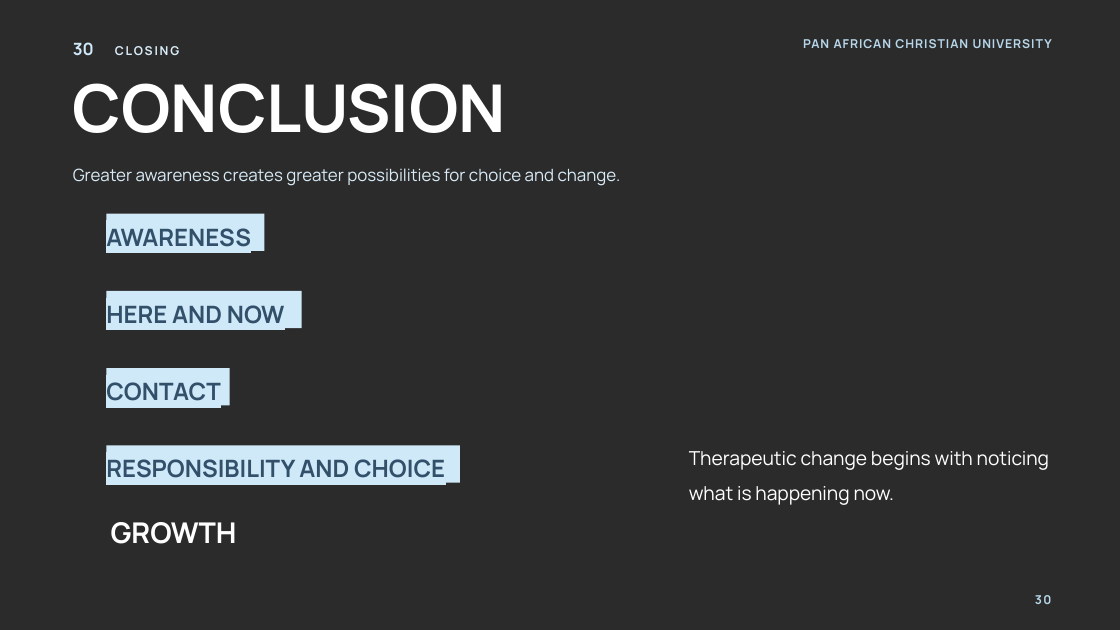
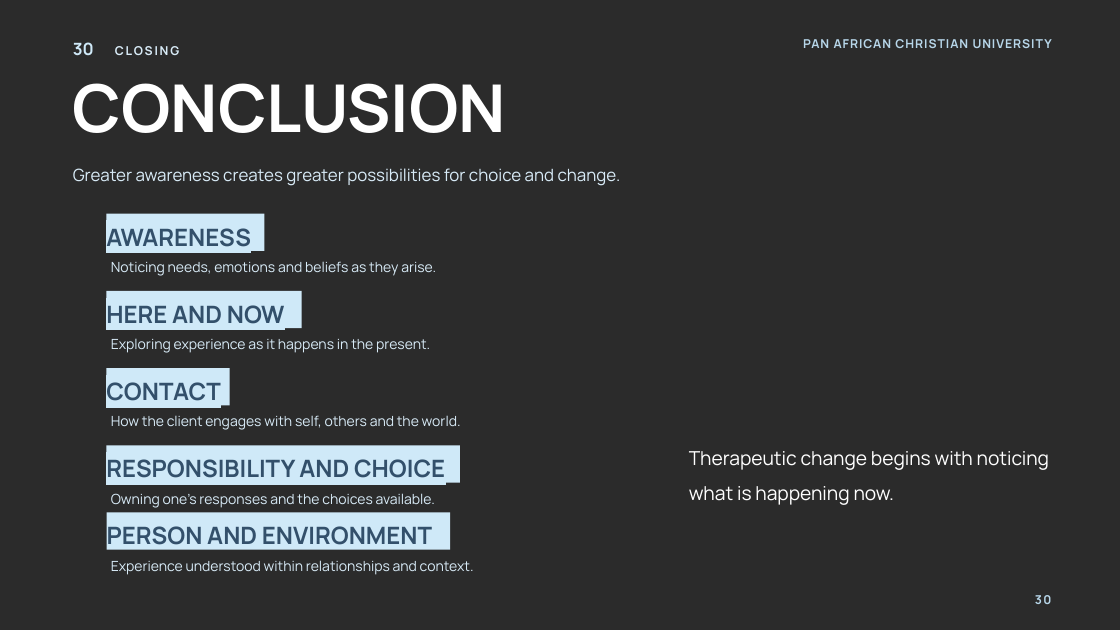
Before and after one commit to wambetebenjamin/Business-e-books, a slide deck: slide 30 of Gestalt Theory and Its Application to Counselling (16) (1).pptx. Drawn at 1120x630 pixels with LibreOffice and Linux fonts; fonts in the diff are those of the drawing; background and template pictures are left out; a plain dark background stands for a picture behind light text. Boxes give left, top, right and bottom in pixels: in the first picture for what was removed or moved away, otherwise in the second. Text is boxed around its words. In the diff, an @@ line names an element or a change of style, - is before the commit and + after.

```diff
--- a/Gestalt Theory and Its Application to Counselling (16) (1).pptx
+++ b/Gestalt Theory and Its Application to Counselling (16) (1).pptx
@@ text added at (x1=111, y1=261, x2=436, y2=276), 12 pt, text #D8EBF7 @@
+Noticing needs, emotions and beliefs as they arise.
@@ text added at (x1=111, y1=339, x2=430, y2=353), 12 pt, text #D8EBF7 @@
+Exploring experience as it happens in the present.
@@ text added at (x1=111, y1=415, x2=461, y2=430), 12 pt, text #D8EBF7 @@
+How the client engages with self, others and the world.
@@ text added at (x1=111, y1=493, x2=435, y2=508), 12 pt, text #D8EBF7 @@
+Owning one's responses and the choices available.
@@ rectangle added at (x1=107, y1=513, x2=450, y2=549), fill #CFE9F8, 20.5 pt, text #33506B, bold @@
+PERSON AND ENVIRONMENT
@@ text removed at (x1=111, y1=522, x2=237, y2=544) @@
-GROWTH
@@ text added at (x1=111, y1=560, x2=474, y2=575), 12 pt, text #D8EBF7 @@
+Experience understood within relationships and context.
```
